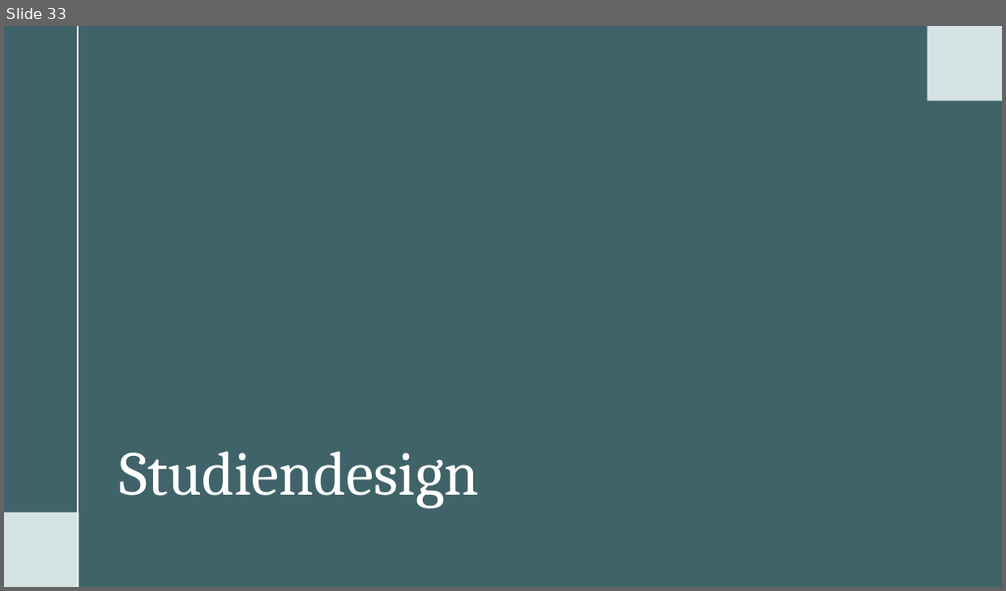
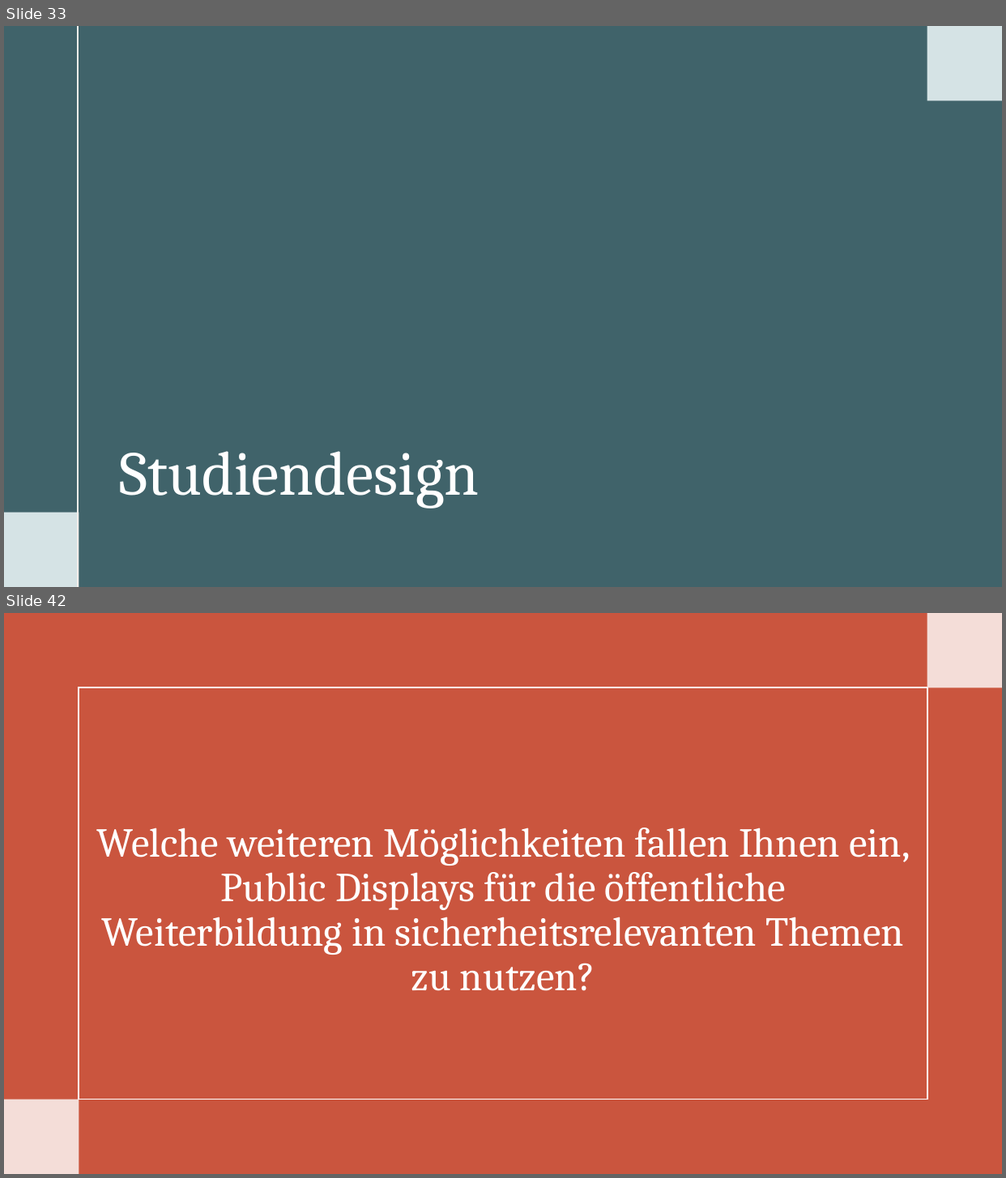
Before and after one commit to ToniHantschmann/deepfake_detector, a slide deck: presentation/presentation.pptx. Shown one above the other, each under a label of ours: slide 33 before the commit, slides 33 and 42 after it; the slides between them are not shown. The pictures are 1006x591 and 1006x1178 pixels, drawn with LibreOffice and Linux fonts; fonts in the diff are those of the drawing. Boxes give left, top, right and bottom in pixels: in the first picture for what was removed or moved away, otherwise in the second. Text is boxed around its words. In the diff, an @@ line names an element or a change of style, - is before the commit and + after.

```diff
--- a/presentation/presentation.pptx
+++ b/presentation/presentation.pptx
@@ slide 42 added at bbox=[4, 613, 1002, 1174], background #CA553E @@
@@ rectangle added at bbox=[927, 613, 1002, 688], fill #F4DDD8 @@
@@ rectangle added at bbox=[79, 688, 927, 1100], outline #FFFFFF 1.5 pt @@
@@ title added at bbox=[97, 828, 910, 991], 39.6 pt, text #FFFFFF @@
+Welche weiteren Möglichkeiten fallen Ihnen ein, Public Displays für die öffentliche Weiterbildung in sicherheitsrelevanten Themen zu nutzen?
@@ rectangle added at bbox=[4, 1100, 79, 1174], fill #F4DDD8 @@
```
Also in this commit, not shown: 7 slides changed, 8 other slides added, 1 slide removed.
